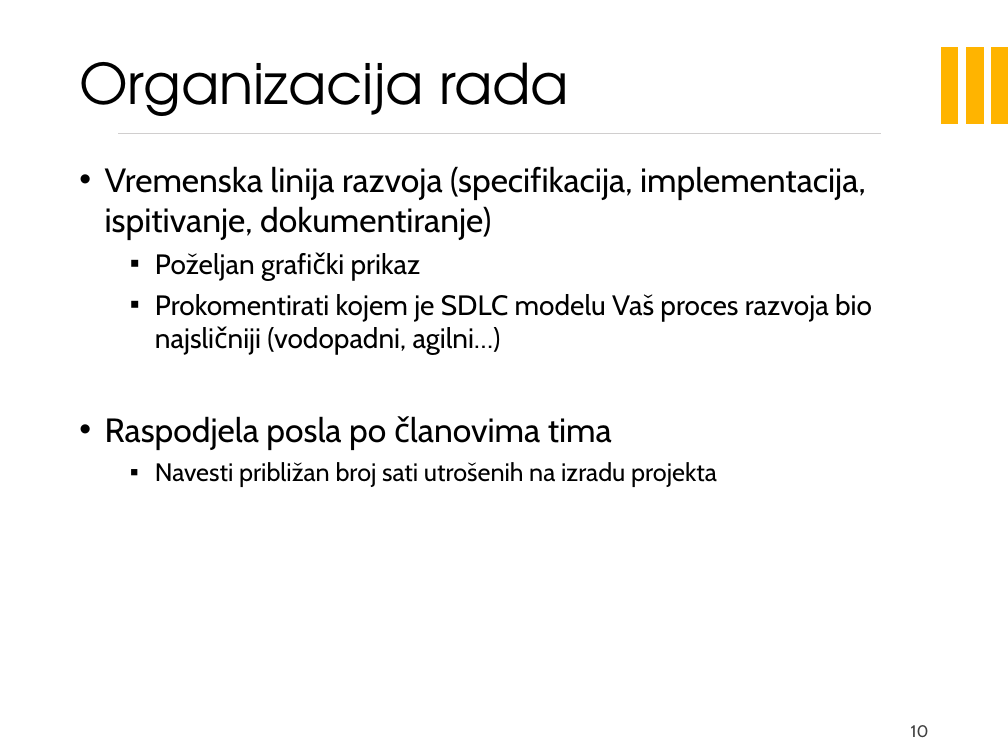
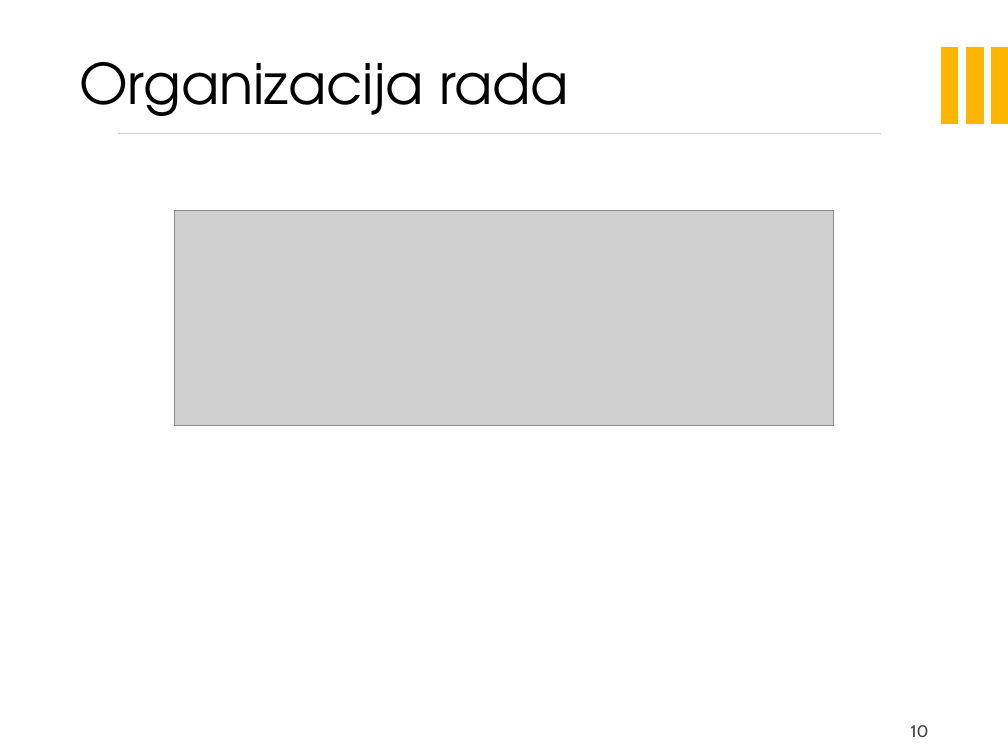
Before and after one commit to doms911/posterized, a slide deck: slide 10 of PROGI_2023_Posterized_prezentacija.pptx. Drawn at 1008x756 pixels with LibreOffice and Linux fonts; fonts in the diff are those of the drawing; grey boxes stand for pictures; background and template pictures are left out. Boxes give left, top, right and bottom in pixels: in the first picture for what was removed or moved away, otherwise in the second. Text is boxed around its words. In the diff, an @@ line names an element or a change of style, - is before the commit and + after.

```diff
--- a/PROGI_2023_Posterized_prezentacija.pptx
+++ b/PROGI_2023_Posterized_prezentacija.pptx
@@ text removed at [105, 166, 872, 487] @@
-• Vremenska linija razvoja (specifikacija, implementacija, ispitivanje, dokumentiranje)
-  ▪ Poželjan grafički prikaz
-  ▪ Prokomentirati kojem je SDLC modelu Vaš proces razvoja bio najsličniji (vodopadni, agilni…)
-• Raspodjela posla po članovima tima
-  ▪ Navesti približan broj sati utrošenih na izradu projekta
@@ picture added at [174, 211, 833, 426] @@
```
Also in this commit, not shown: 2 other slides changed, 2 slides added, 1 slide removed.
